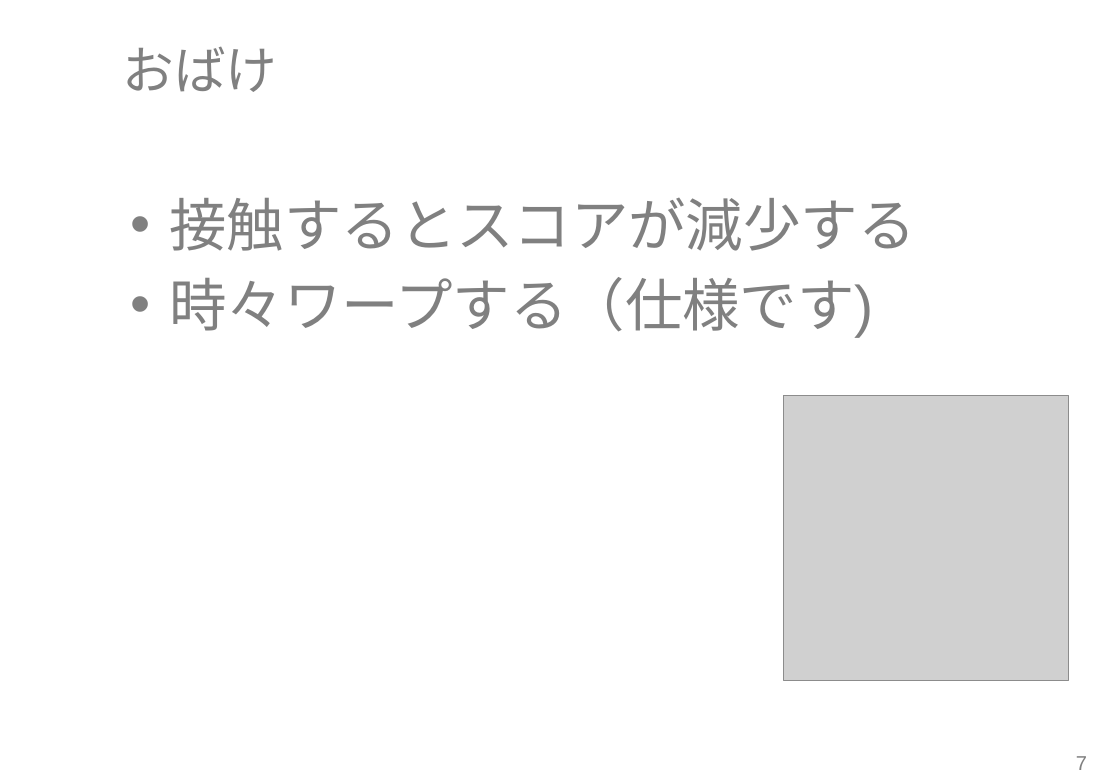
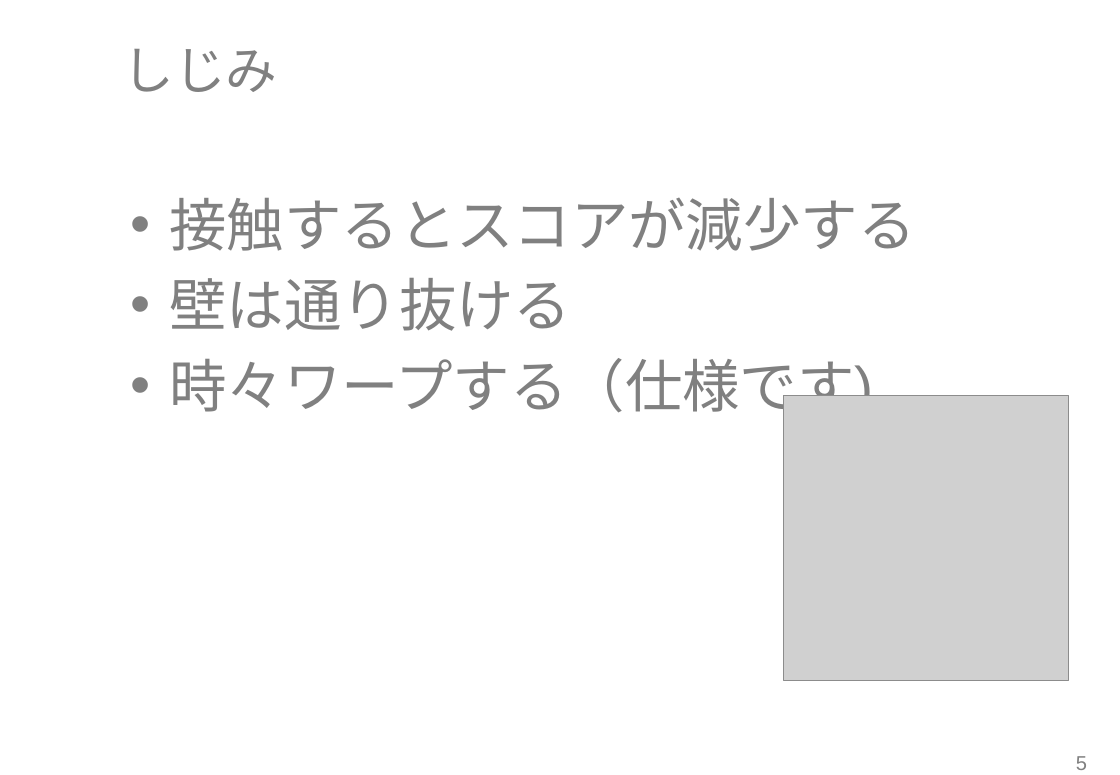
Before and after one commit to RubyCamp/rc2016s_g6, a slide deck: slide 6 of shinziko.pptx (slide 8 before the commit). Drawn at 1120x775 pixels with LibreOffice and Linux fonts; fonts in the diff are those of the drawing; grey boxes stand for pictures; background and template pictures are left out. Boxes give left, top, right and bottom in pixels: in the first picture for what was removed or moved away, otherwise in the second. Text is boxed around its words. In the diff, an @@ line names an element or a change of style, - is before the commit and + after.

```diff
--- a/shinziko.pptx
+++ b/shinziko.pptx
@@ title at [123,49,278,92]: text changed @@
-おばけ
+しじみ
@@ text at [170,278,572,331]: paragraph added @@
+• 壁は通り抜ける
@@ page number at [1076,756,1087,770]: text changed @@
-7
+5
```
Also in this commit, not shown: 7 other slides changed, 2 slides added.
